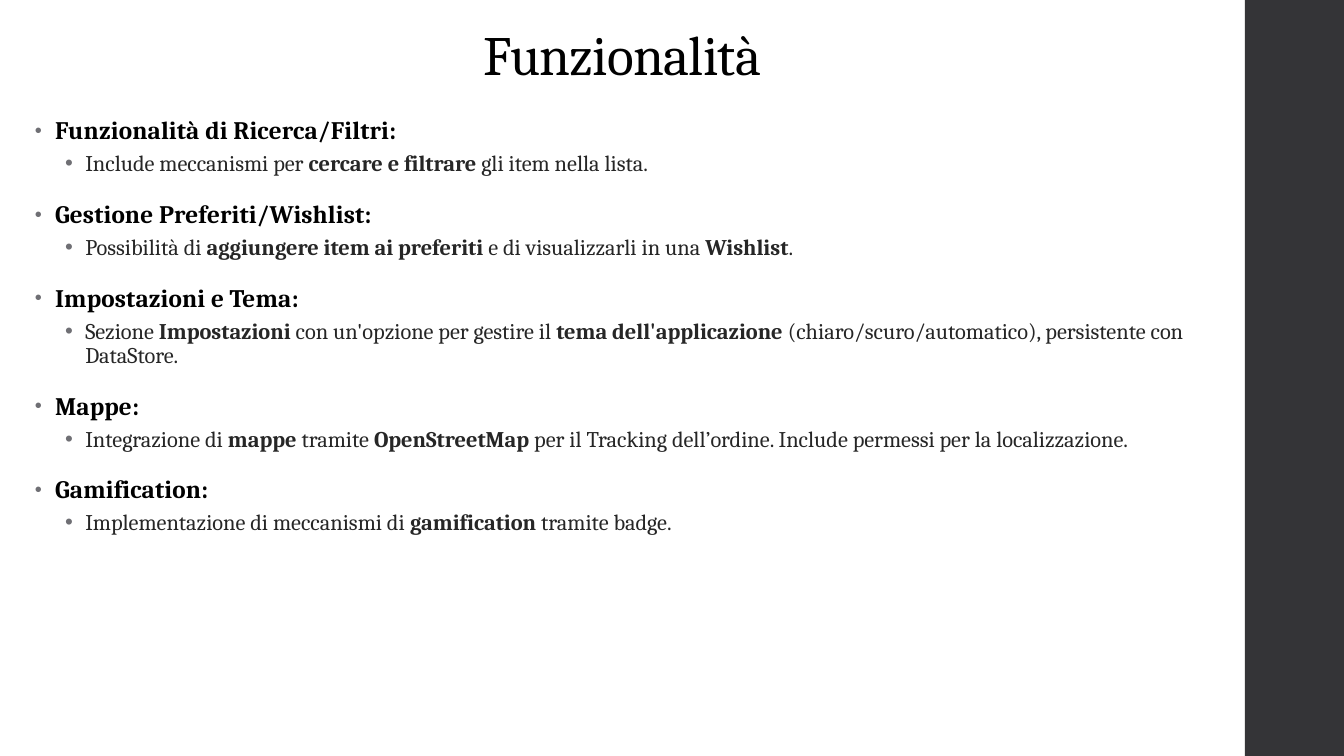
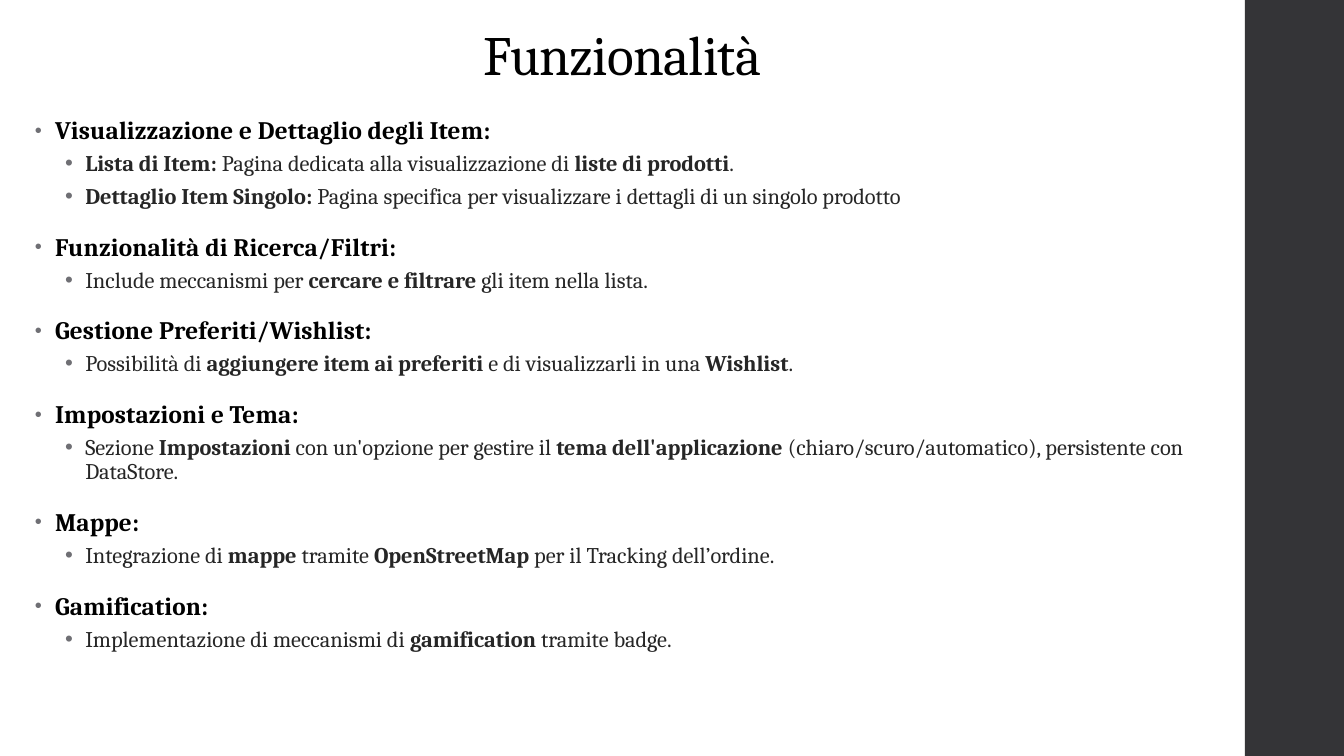
Before and after one commit to vMxster/Kickify, a slide deck: slide 3 of Docs/Kickify.pptx. Drawn at 1344x756 pixels with LibreOffice and Linux fonts; fonts in the diff are those of the drawing. Boxes give left, top, right and bottom in pixels: in the first picture for what was removed or moved away, otherwise in the second. Text is boxed around its words. In the diff, an @@ line names an element or a change of style, - is before the commit and + after.

```diff
--- a/Docs/Kickify.pptx
+++ b/Docs/Kickify.pptx
@@ text at bbox=[55, 121, 900, 209]: paragraphs added @@
+• Visualizzazione e Dettaglio degli Item:
+  • Lista di Item: Pagina dedicata alla visualizzazione di liste di prodotti.
+  • Dettaglio Item Singolo: Pagina specifica per visualizzare i dettagli di un singolo prodotto
@@ text at bbox=[85, 547, 774, 568]: text changed @@
-  • Integrazione di mappe tramite OpenStreetMap per il Tracking dell’ordine. Include permessi per la localizzazione.
+  • Integrazione di mappe tramite OpenStreetMap per il Tracking dell’ordine.
```
Also in this commit, not shown: 2 other slides changed.
